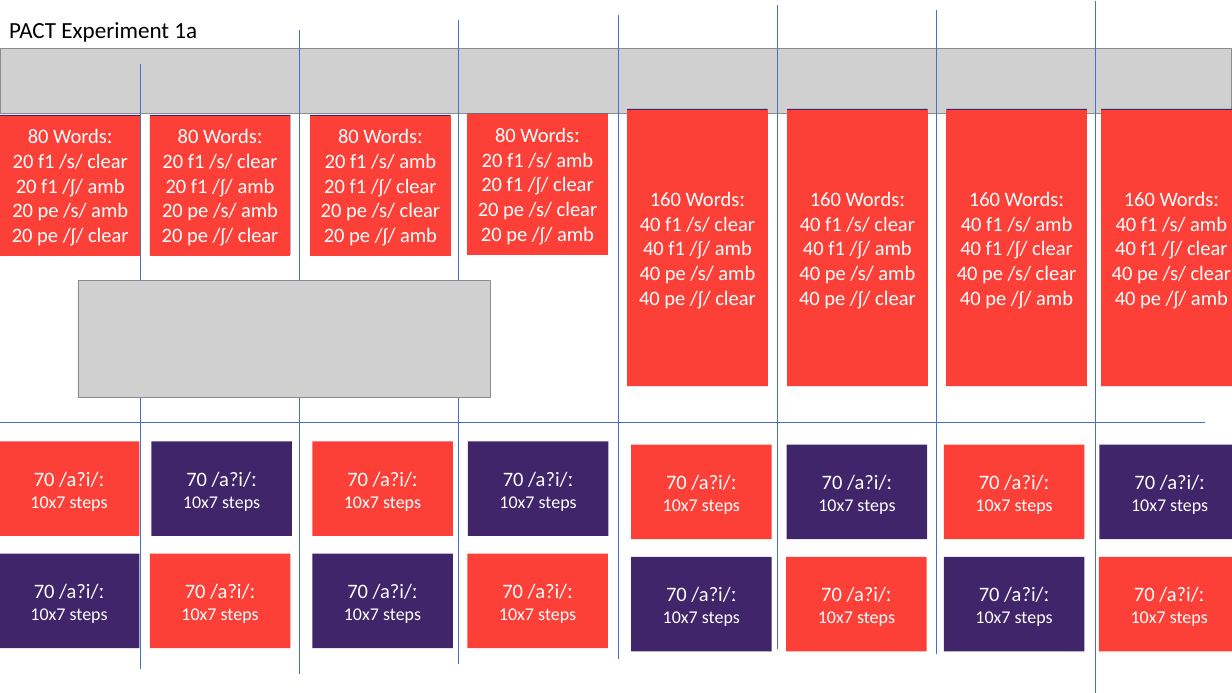
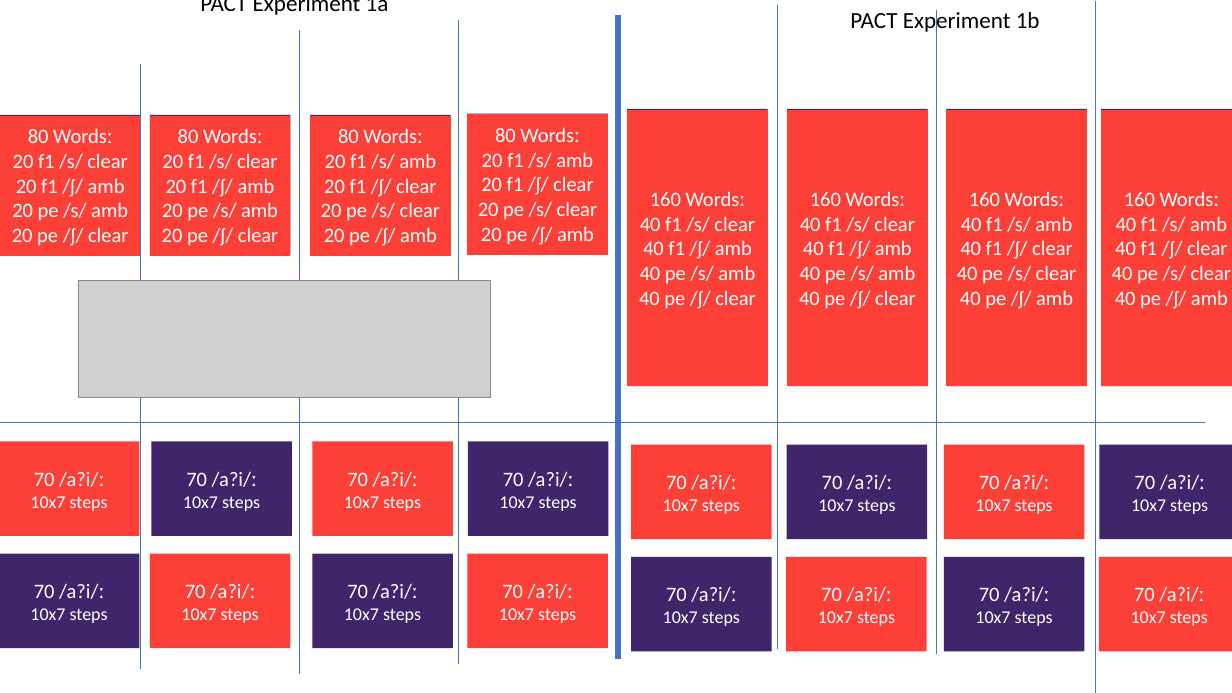
Before and after one commit to ShawnCummings/PACT, a slide deck: slide 2 of Notes/Procedure schematics.pptx. Drawn at 1232x693 pixels with LibreOffice and Linux fonts; fonts in the diff are those of the drawing; grey boxes stand for pictures. Boxes give left, top, right and bottom in pixels: in the first picture for what was removed or moved away, otherwise in the second. Text is boxed around its words. In the diff, an @@ line names an element or a change of style, - is before the commit and + after.

Commit message:
Edit experiment naming scheme

```diff
--- a/Notes/Procedure schematics.pptx
+++ b/Notes/Procedure schematics.pptx
@@ text "PACT Experiment 1a" rewrapped from box(9, 22, 197, 42) to box(200, 0, 389, 15) @@
@@ line (618, 15) - (618, 659): stroke #4472C4 0.5 pt to #4472C4 4.5 pt @@
@@ text added at box(850, 10, 1040, 35), 18 pt, text #000000 @@
+PACT Experiment 1b
@@ picture removed at box(0, 48, 1232, 114) @@
```
Also in this commit, not shown: 1 other slide changed, 1 other file.
